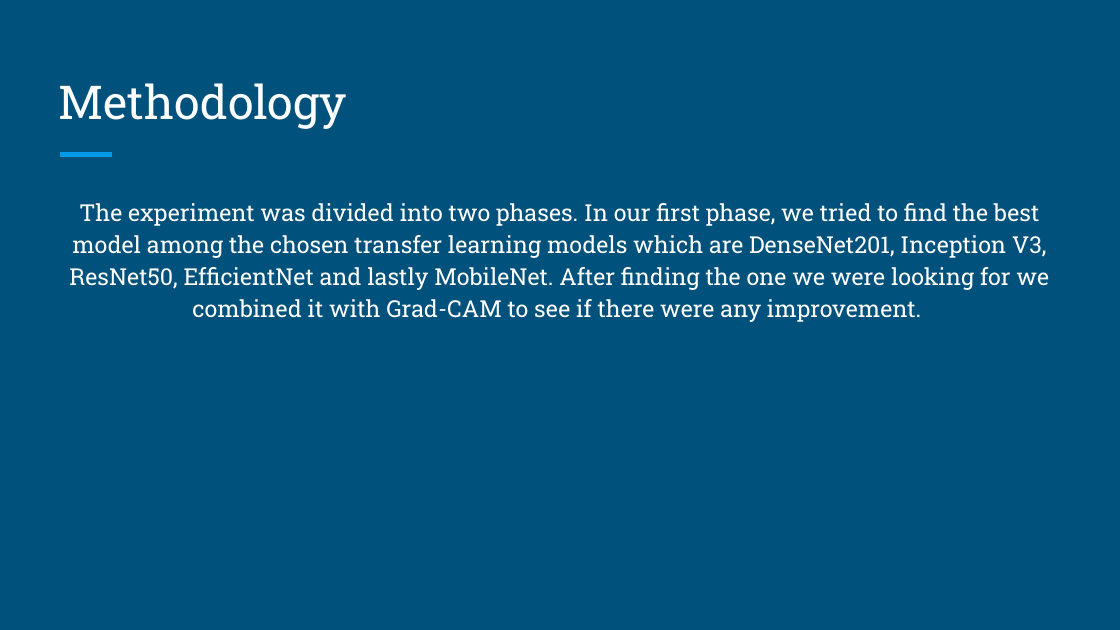
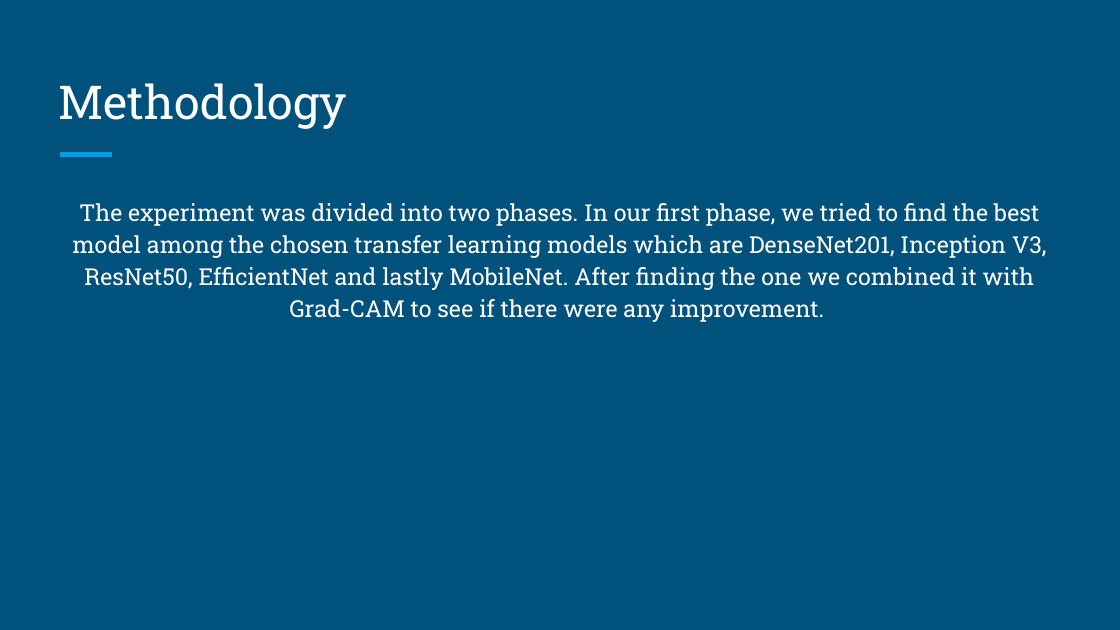
Before and after one commit to mdFuadIslam/cse438, a slide deck: slide 5 of Submission5/Slide.pptx. Drawn at 1120x630 pixels with LibreOffice and Linux fonts; fonts in the diff are those of the drawing. Boxes give left, top, right and bottom in pixels: in the first picture for what was removed or moved away, otherwise in the second. Text is boxed around its words. In the diff, an @@ line names an element or a change of style, - is before the commit and + after.

```diff
--- a/Submission5/Slide.pptx
+++ b/Submission5/Slide.pptx
@@ text at box(72, 203, 1046, 322): text changed @@
-The experiment was divided into two phases. In our first phase, we tried to find the best model among the chosen transfer learning models which are DenseNet201, Inception V3, ResNet50, EfficientNet and lastly MobileNet. After finding the one we were looking for we combined it with Grad-CAM to see if there were any improvement.
+The experiment was divided into two phases. In our first phase, we tried to find the best model among the chosen transfer learning models which are DenseNet201, Inception V3, ResNet50, EfficientNet and lastly MobileNet. After finding the one we combined it with Grad-CAM to see if there were any improvement.
```
Also in this commit, not shown: 1 other slide changed, 2 other files.
